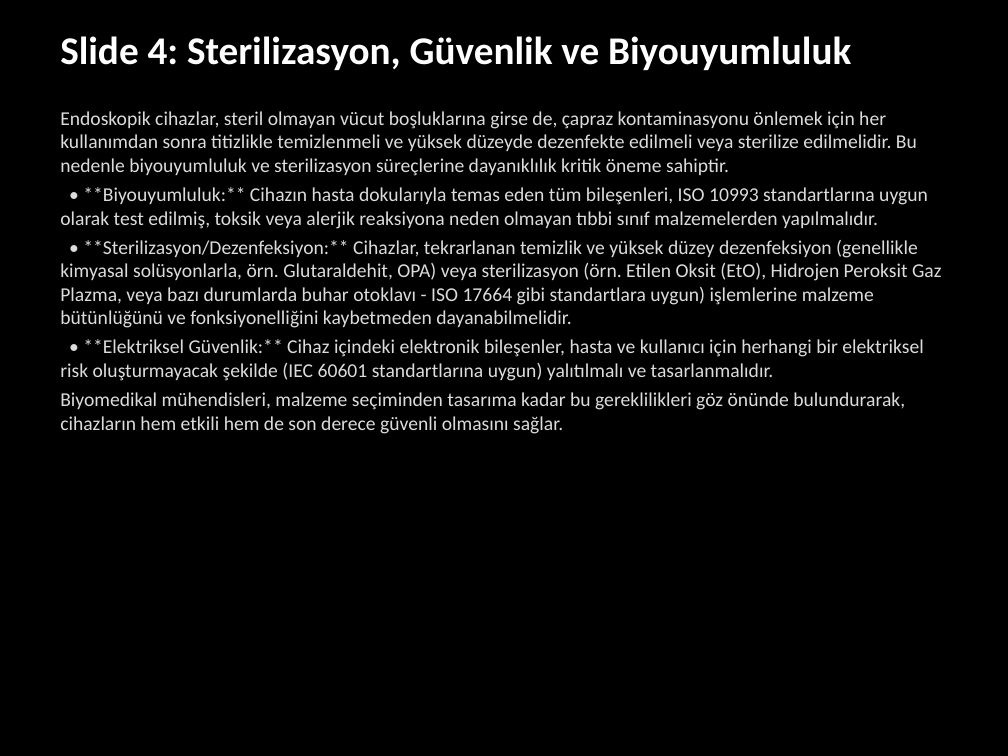
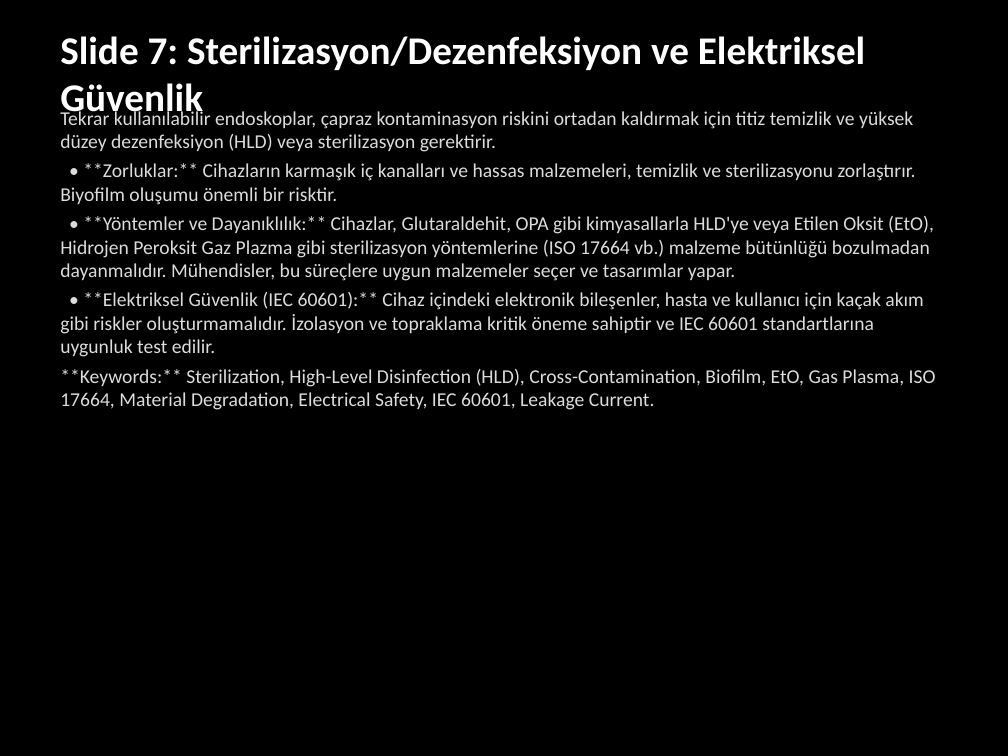
Before and after one commit to abdurrahimagca/tmp-midterm, a slide deck: slide 7 of bmg/biyomedikal_sunum.pptx (slide 4 before the commit). Drawn at 1008x756 pixels with LibreOffice and Linux fonts; fonts in the diff are those of the drawing. Boxes give left, top, right and bottom in pixels: in the first picture for what was removed or moved away, otherwise in the second. Text is boxed around its words. In the diff, an @@ line names an element or a change of style, - is before the commit and + after.

Commit message:
feat: Update presentation materials and add comprehensive Q&A section for endoscopy and colonoscopy topics

```diff
--- a/bmg/biyomedikal_sunum.pptx
+++ b/bmg/biyomedikal_sunum.pptx
@@ text at bbox=[60, 36, 865, 121]: text changed @@
-Slide 4: Sterilizasyon, Güvenlik ve Biyouyumluluk
+Slide 7: Sterilizasyon/Dezenfeksiyon ve Elektriksel Güvenlik
@@ text at bbox=[60, 109, 936, 410]: text changed @@
-Endoskopik cihazlar, steril olmayan vücut boşluklarına girse de, çapraz kontaminasyonu önlemek için her kullanımdan sonra titizlikle temizlenmeli ve yüksek düzeyde dezenfekte edilmeli veya sterilize edilmelidir. Bu nedenle biyouyumluluk ve sterilizasyon süreçlerine dayanıklılık kritik öneme sahiptir.
-• **Biyouyumluluk:** Cihazın hasta dokularıyla temas eden tüm bileşenleri, ISO 10993 standartlarına uygun olarak test edilmiş, toksik veya alerjik reaksiyona neden olmayan tıbbi sınıf malzemelerden yapılmalıdır.
-• **Sterilizasyon/Dezenfeksiyon:** Cihazlar, tekrarlanan temizlik ve yüksek düzey dezenfeksiyon (genellikle kimyasal solüsyonlarla, örn. Glutaraldehit, OPA) veya sterilizasyon (örn. Etilen Oksit (EtO), Hidrojen Peroksit Gaz Plazma, veya bazı durumlarda buhar otoklavı - ISO 17664 gibi standartlara uygun) işlemlerine malzeme bütünlüğünü ve fonksiyonelliğini kaybetmeden dayanabilmelidir.
-• **Elektriksel Güvenlik:** Cihaz içindeki elektronik bileşenler, hasta ve kullanıcı için herhangi bir elektriksel risk oluşturmayacak şekilde (IEC 60601 standartlarına uygun) yalıtılmalı ve tasarlanmalıdır.
-Biyomedikal mühendisleri, malzeme seçiminden tasarıma kadar bu gereklilikleri göz önünde bulundurarak, cihazların hem etkili hem de son derece güvenli olmasını sağlar.
+Tekrar kullanılabilir endoskoplar, çapraz kontaminasyon riskini ortadan kaldırmak için titiz temizlik ve yüksek düzey dezenfeksiyon (HLD) veya sterilizasyon gerektirir.
+• **Zorluklar:** Cihazların karmaşık iç kanalları ve hassas malzemeleri, temizlik ve sterilizasyonu zorlaştırır. Biyofilm oluşumu önemli bir risktir.
+• **Yöntemler ve Dayanıklılık:** Cihazlar, Glutaraldehit, OPA gibi kimyasallarla HLD'ye veya Etilen Oksit (EtO), Hidrojen Peroksit Gaz Plazma gibi sterilizasyon yöntemlerine (ISO 17664 vb.) malzeme bütünlüğü bozulmadan dayanmalıdır. Mühendisler, bu süreçlere uygun malzemeler seçer ve tasarımlar yapar.
+• **Elektriksel Güvenlik (IEC 60601):** Cihaz içindeki elektronik bileşenler, hasta ve kullanıcı için kaçak akım gibi riskler oluşturmamalıdır. İzolasyon ve topraklama kritik öneme sahiptir ve IEC 60601 standartlarına uygunluk test edilir.
+**Keywords:** Sterilization, High-Level Disinfection (HLD), Cross-Contamination, Biofilm, EtO, Gas Plasma, ISO 17664, Material Degradation, Electrical Safety, IEC 60601, Leakage Current.
```
Also in this commit, not shown: 8 other slides changed, 9 slides added, 1 slide removed, 3 other files.
